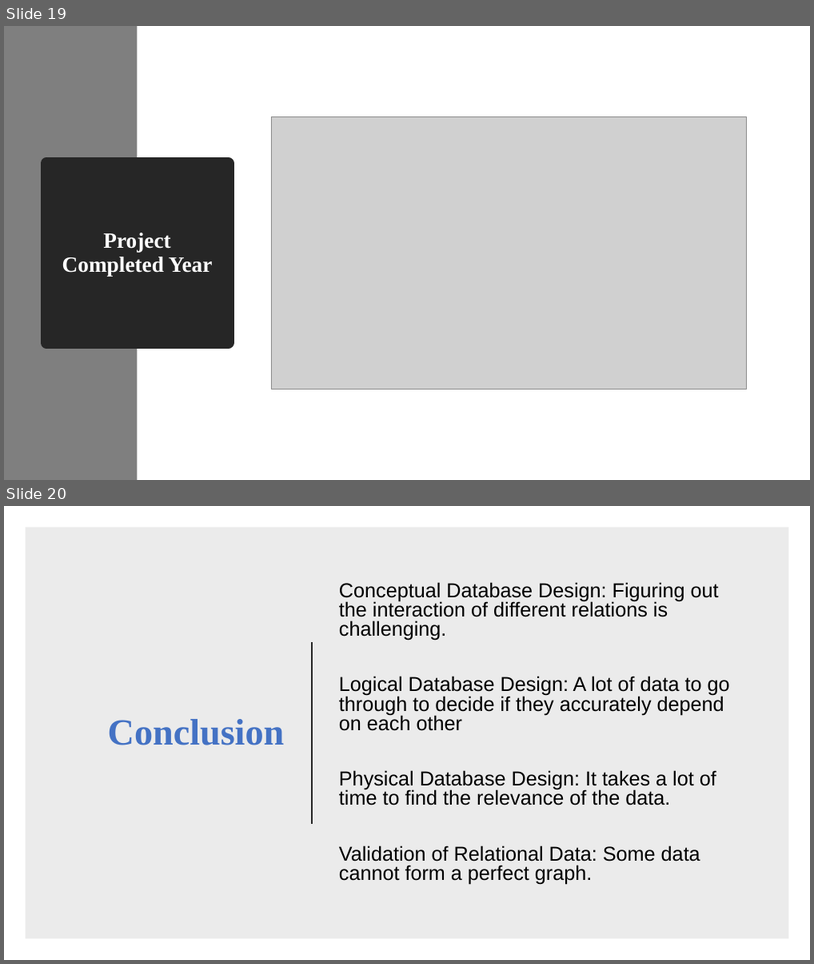
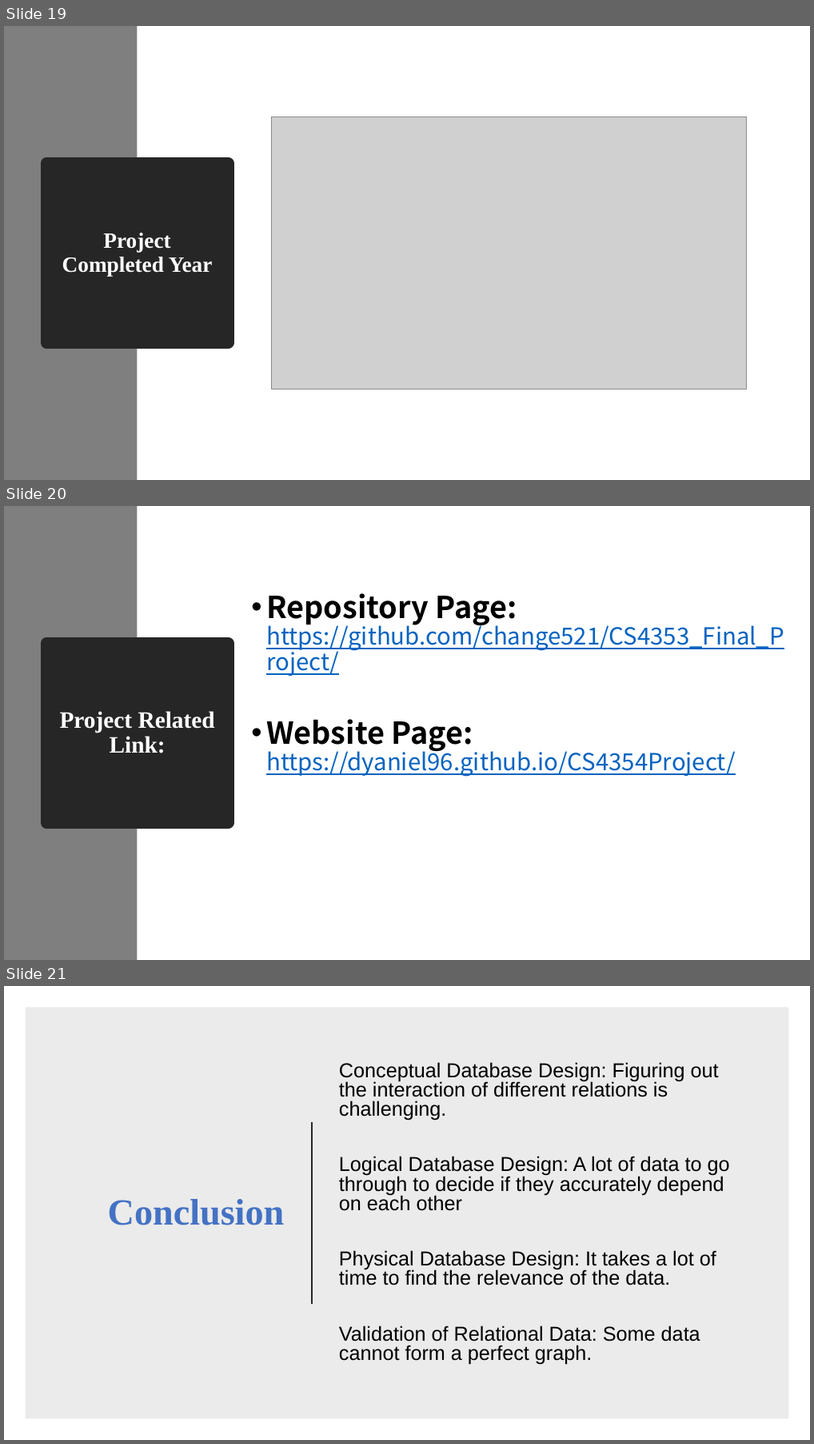
Before and after one commit to change521/CS4353_Final_Project, a slide deck: Solar Electric Programs Reported_member1-Liu_member2-Tsai_member3-Yan_member4-Nwalie.pptx. Shown one above the other, each under a label of ours: slides 19 and 20 before the commit, slides 19, 20 and 21 after it. The pictures are 814x964 and 814x1444 pixels, drawn with LibreOffice and Linux fonts; fonts in the diff are those of the drawing; grey boxes stand for pictures. Boxes give left, top, right and bottom in pixels: in the first picture for what was removed or moved away, otherwise in the second. Text is boxed around its words. In the diff, an @@ line names an element or a change of style, - is before the commit and + after.

Commit message:
Add website link to our ppt

```diff
--- a/Solar Electric Programs Reported_member1-Liu_member2-Tsai_member3-Yan_member4-Nwalie.pptx
+++ b/Solar Electric Programs Reported_member1-Liu_member2-Tsai_member3-Yan_member4-Nwalie.pptx
@@ slide 20 added at box(4, 506, 810, 960), background #FFFFFF @@
@@ rectangle added at box(4, 506, 137, 960), fill #7F7F7F @@
@@ text added at box(266, 593, 785, 776), 28 pt, text #0563C1, underline @@
+• Repository Page: https://github.com/change521/CS4353_Final_Project/
+• Website Page: https://dyaniel96.github.io/CS4354Project/
@@ title added at box(46, 644, 229, 822), fill #262626, outline #262626 13.75 pt, 28 pt, text #FFFFFF, bold @@
+Project Related Link:
@@ what was slide 20 is now slide 21 @@
```
